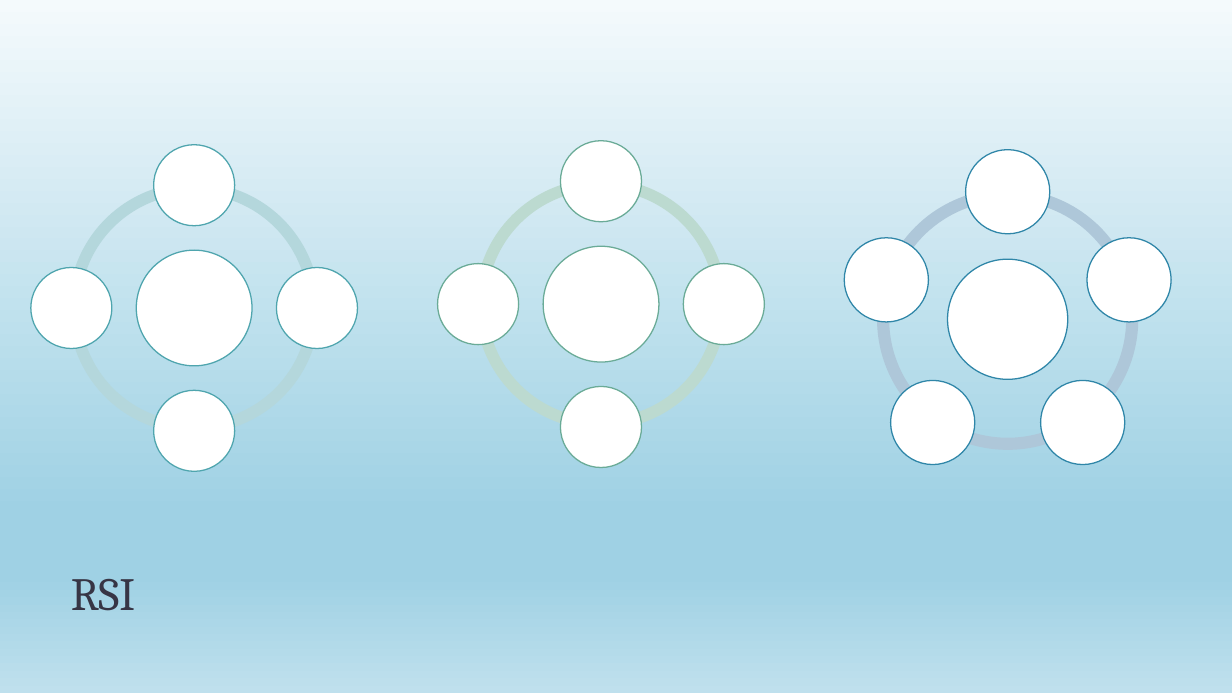
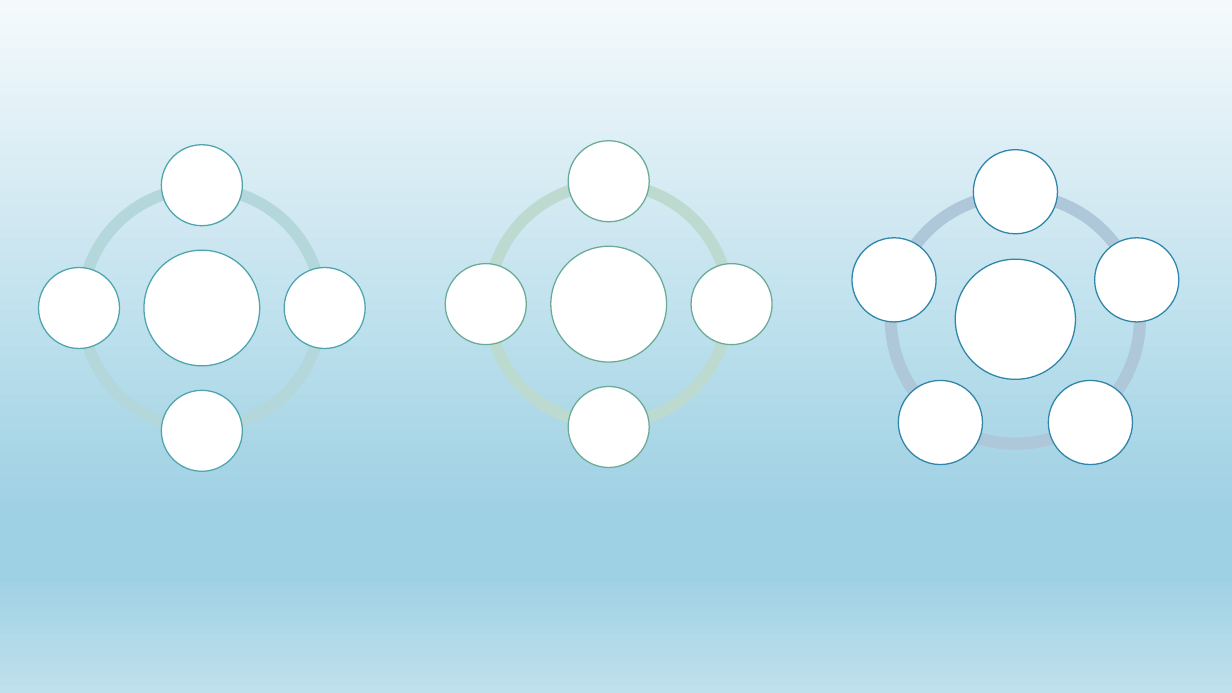
Before and after one commit to JaySiu/Investment-Information-Feed-System, a slide deck: slide 9 of doc/Project Idea Introdution.pptx (slide 8 before the commit). Drawn at 1232x693 pixels with LibreOffice and Linux fonts; fonts in the diff are those of the drawing. Boxes give left, top, right and bottom in pixels: in the first picture for what was removed or moved away, otherwise in the second. Text is boxed around its words. In the diff, an @@ line names an element or a change of style, - is before the commit and + after.

```diff
--- a/doc/Project Idea Introdution.pptx
+++ b/doc/Project Idea Introdution.pptx
@@ 12 ellipses, 4 arch (boxed as its full ring)s: place and size @@
-12 ellipses, 4 arch (boxed as its full ring)s at (30,140,1067,471)
+12 ellipses, 4 arch (boxed as its full ring)s at (39,140,1076,471)
@@ 9 arch (boxed as its full ring)s, 4 ellipses: place and size @@
-9 arch (boxed as its full ring)s, 4 ellipses at (475,150,1171,465)
+9 arch (boxed as its full ring)s, 4 ellipses at (482,150,1178,465)
@@ title removed at (71,579,135,611) @@
-RSI
```
Also in this commit, not shown: 2 other slides changed, 1 slide added, 15 other files.
